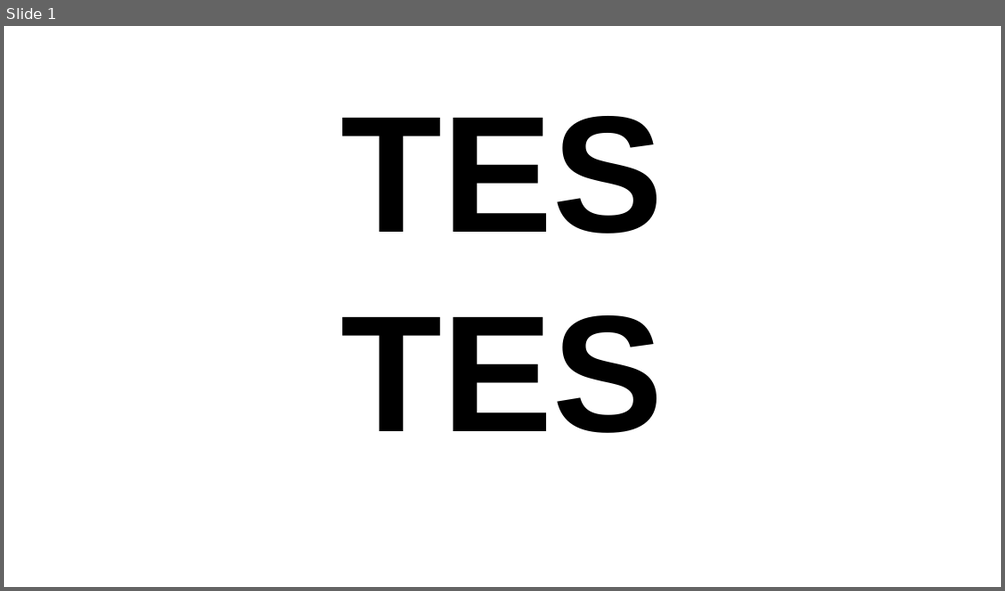
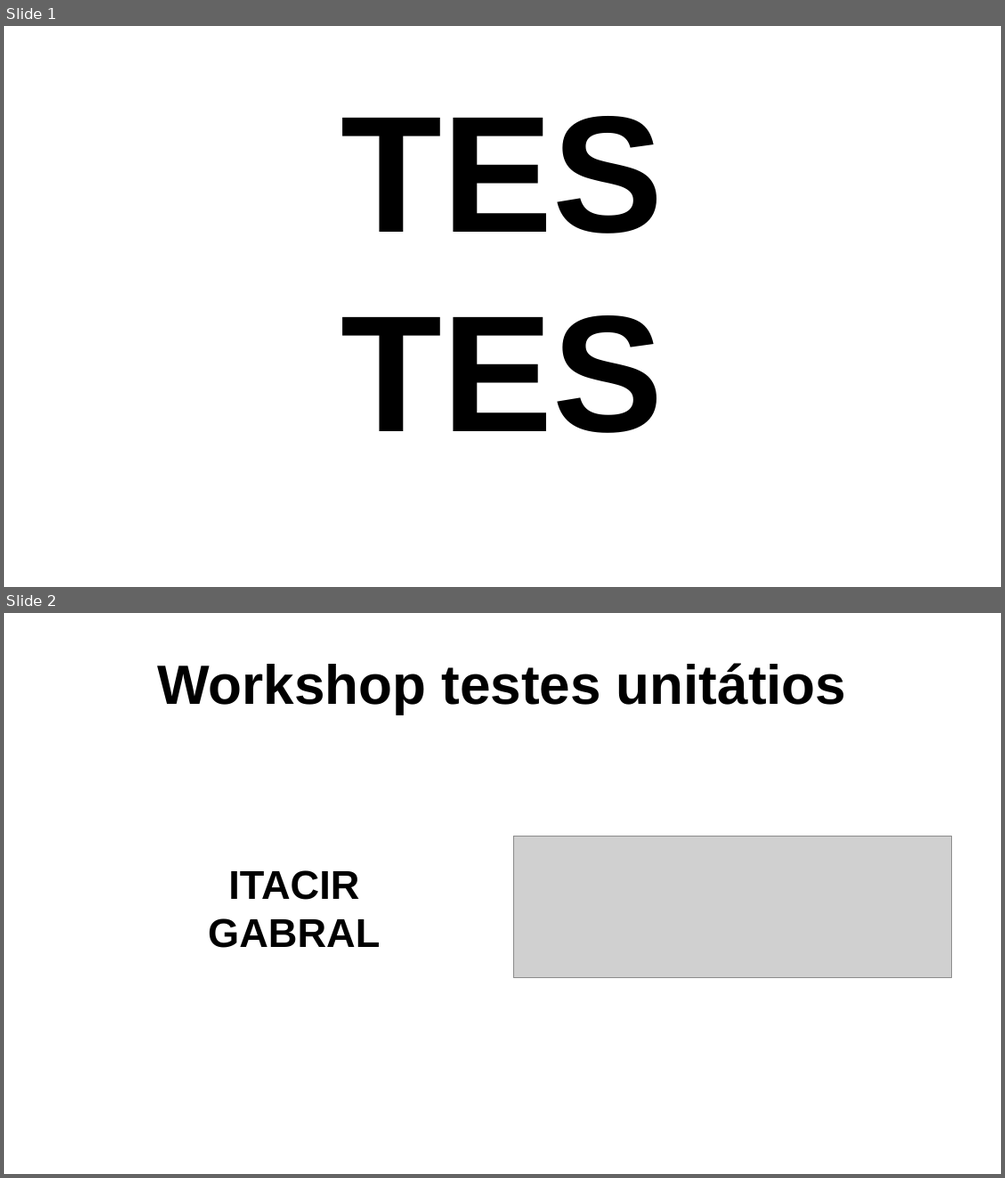
Before and after one commit to itacirgabral/specjs, a slide deck: apres.odp. Shown one above the other, each under a label of ours: slide 1 before the commit, slides 1 and 2 after it. The pictures are 1005x591 and 1005x1178 pixels, drawn with LibreOffice and Linux fonts; fonts in the diff are those of the drawing; grey boxes stand for pictures. Boxes give left, top, right and bottom in pixels: in the first picture for what was removed or moved away, otherwise in the second. Text is boxed around its words. In the diff, an @@ line names an element or a change of style, - is before the commit and + after.

```diff
--- a/apres.odp
+++ b/apres.odp
@@ slide 2 added at box(4, 613, 1001, 1174), background #FFFFFF @@
@@ title added at box(157, 663, 846, 714), 44 pt, text #000000, bold @@
+Workshop testes unitátios
@@ picture added at box(513, 835, 951, 978) @@
@@ text added at box(208, 870, 380, 948), 32 pt, text #000000, bold @@
+ITACIR
+GABRAL
```
Also in this commit, not shown: 3 slides changed, 2 other slides added, 2 slides removed, 36 other files.
